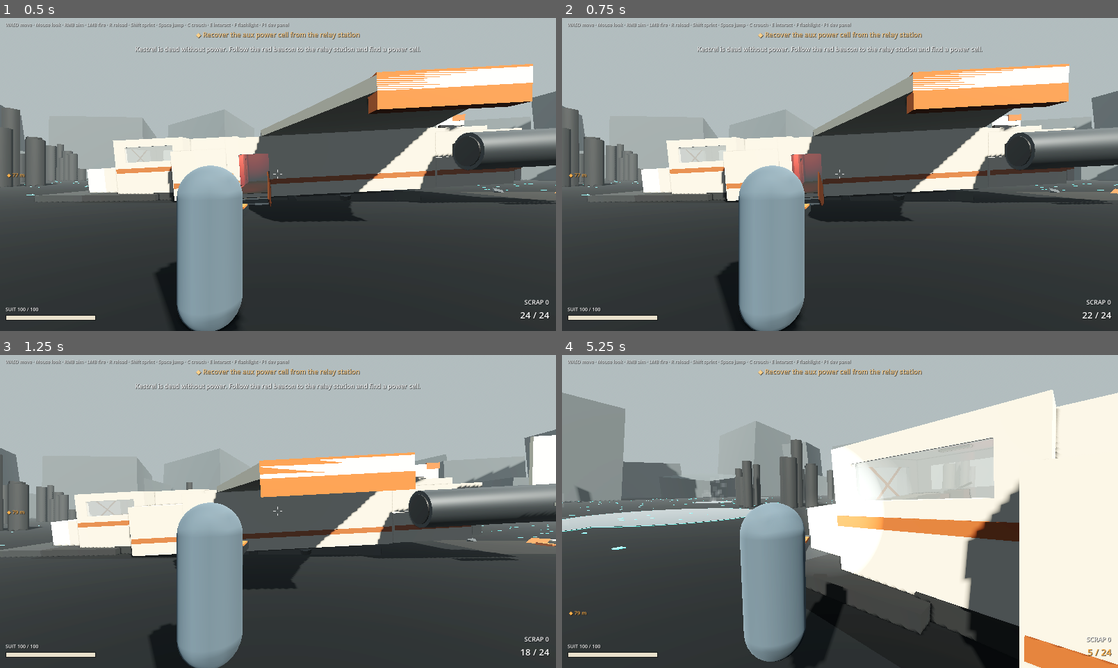
Above: before the commit, frames 1-4 (two rows, left to right).
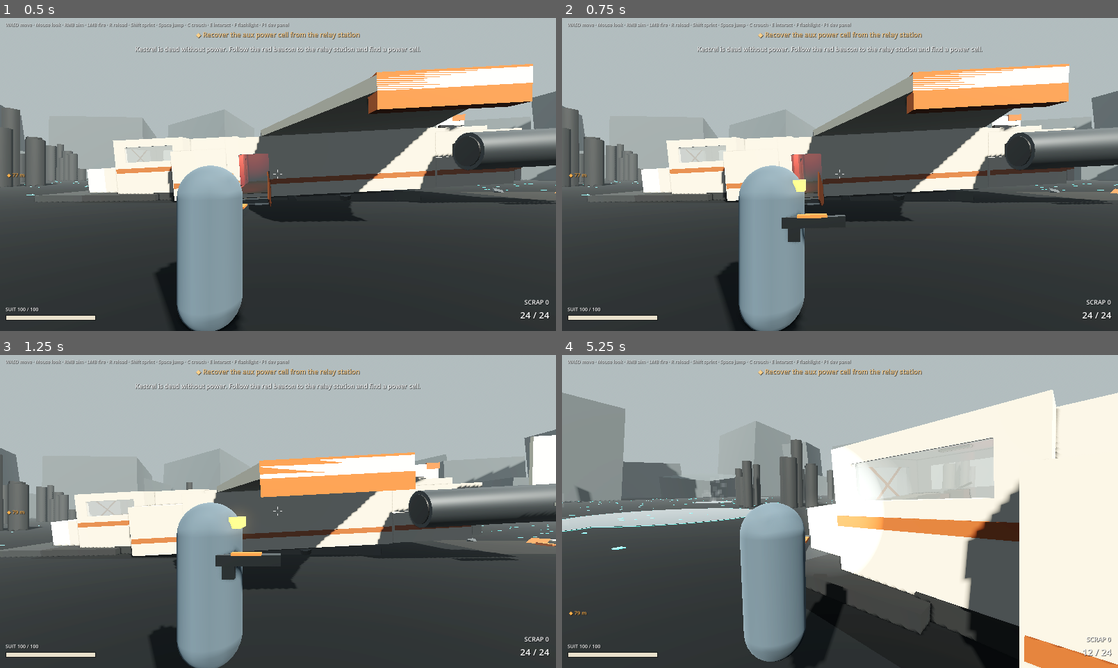
Above: after the commit, the same moments.

Repository: ryanhead73-dot/Hard-landing
Game: Godot game, scene res://scenes/main.tscn
Same seed, same stepped clock (60 frames per second), same inputs: the game is played once before the commit and once after it.
Inputs (mouse positions are in pixels of both pictures, inside the frame that each line leads up to):
- Up to frame 1 (0.5 s): no input
- Up to frame 2 (0.75 s): tap Enter at 0.5 s; move the mouse to (962, 158) at 0.52 s; press the mouse at (962, 158) at 0.53 s; hold D (move_right) from 0.53 s (still down)
- Up to frame 3 (1.25 s): keep holding D (move_right); tap Space (jump) at 0.77 s; tap E (interact) at 0.8 s
- Up to frame 4 (5.25 s): move the mouse to (812, 511) at 1.27 s; release D (move_right) at 1.28 s; release the mouse at (812, 511) at 1.28 s; hold W (move_forward) from 1.28 s (still down); tap E (interact) at 1.35, 2.3, 3.8, 5.1 s; tap Space (jump) at 1.52, 3.02, 3.77, 4.52 s; click (812, 511) at 1.55 s; move the mouse to (851, 505) at 2.02 s; hold Right mouse button (aim) 2.03-2.78 s; click (851, 505) at 2.17 s; move the mouse to (834, 517) at 2.77 s; tap C (crouch) at 2.85 s; click (834, 517) at 3.05 s; move the mouse to (878, 514) at 3.52 s; press the mouse at (878, 514) at 3.53 s; move the mouse to (795, 508) at 4.27 s; release the mouse at (795, 508) at 4.28 s; tap F (flashlight) at 4.35 s; click (795, 508) at 4.55 s; move the mouse to (845, 511) at 5.02 s; click (845, 511) at 5.17 s

Frame 1 is identical in both runs. In frame 2, 0.5% of the frame differs, in the area x 31-96%, y 51-97%; in frame 3, 0.6%, in the area x 29-96%, y 51-97%; in frame 4, less than 0.1%.

Commit message:
Fix six gameplay bugs found in review
- The coolant manifold could be taken before the aux cell. That jumped
  the objective ahead and, on picking up the cell, silently replaced
  the manifold in your hands. It now waits until Kestrel has power.
- Scuttlers that could see a downed player flipped between idle and
  chase every frame, replaying the alert sound until respawn.
- The click that captures the mouse also fired a shot.
- Steam vent offsets were larger than the quiet phase, so several
  vents started in sync. They're now staggered by 0.55 s.
- A hauler crate clipped through the shelving, and the fallen
  container blocked the side breach. Both moved.
- Heavy builds unlocked from the game stage, not the cooling repair,
  so the dev panel toggle didn't unlock them. They now follow the
  repair.

Six new smoke checks cover these. Each fails on the old code.

Co-Authored-By: Claude Opus 5.5 <noreply@anthropic.com>
Claude-Session: https://claude.ai/code/session_017wupu38SZU3D5eTy1iPeDq

Diff:
--- a/godot/scripts/game.gd
+++ b/godot/scripts/game.gd
@@ -34,6 +34,8 @@
 var carrying := ""
 var stage := Stage.RECOVER_CELL
 var upgrades: Dictionary = {}
+## Mirrors Kestrel's cooling repair, so the dev panel toggle unlocks heavy builds too.
+var cooling_repaired := false
 
 
 func _ready() -> void:
@@ -67,6 +69,7 @@
 	carrying = ""
 	stage = Stage.RECOVER_CELL
 	upgrades.clear()
+	cooling_repaired = false
 	scrap_changed.emit(scrap)
 	carrying_changed.emit(carrying)
 	upgrades_changed.emit()
@@ -92,7 +95,7 @@
 
 
 func cooling_online() -> bool:
-	return stage == Stage.COOLED
+	return cooling_repaired
 
 
 ## True when the fabricator can run this build at all, scrap aside.
--- a/godot/scripts/hauler_wreck.gd
+++ b/godot/scripts/hauler_wreck.gd
@@ -16,7 +16,7 @@
 	Vector3(-3.5, 0.0, 9.0), Vector3(2.8, 0.0, 11.5), Vector3(-0.8, 0.0, 14.2),
 	Vector3(5.2, 0.0, 14.0), Vector3(-6.2, 0.0, 12.8), Vector3(1.0, 0.0, 6.6),
 ]
-const CRATE_POINTS := [Vector3(-1.9, 0.0, -9.0), Vector3(1.9, 0.0, -3.0), Vector3(-7.5, 0.0, -4.0)]
+const CRATE_POINTS := [Vector3(-1.9, 0.0, -10.6), Vector3(1.9, 0.0, -3.0), Vector3(-7.5, 0.0, -4.0)]
 const CRATE_SCRAP := 12
 const MANIFOLD_POSITION := Vector3(0.0, 1.25, -14.6)
 const STROBE_POSITION := Vector3(0.0, 9.6, 1.0)
@@ -138,8 +138,8 @@
 	_csg(hull, Vector3(5.4, 3.9, 19.4), Vector3(0.0, 1.95, -6.0), inner, true)
 	# Open cargo door at the back, cut down through the floor so the threshold is flush with the ground.
 	_csg(hull, Vector3(4.6, 3.6, 1.0), Vector3(0.0, 1.6, 4.0), inner, true)
-	# Breach in the starboard side, a second way in.
-	_csg(hull, Vector3(1.0, 2.4, 3.0), Vector3(3.0, 1.4, -7.0), inner, true)
+	# Breach in the starboard side, a second way in, clear of the fallen container.
+	_csg(hull, Vector3(1.0, 2.4, 3.0), Vector3(3.0, 1.4, -10.5), inner, true)
 	# Torn-off nose: the front of the hold is open to the sky and the pool.
 	_csg(hull, Vector3(5.0, 2.0, 1.0), Vector3(0.0, 3.3, -16.0), inner, true)
 
@@ -245,7 +245,7 @@
 	for i in VENT_POINTS.size():
 		var vent := SteamVent.new()
 		vent.position = VENT_POINTS[i]
-		vent.offset = fmod(i * 1.7, 5.4)
+		vent.offset = i * 0.55
 		add_child(vent)
 		_vents.append(vent)
 
--- a/godot/scripts/main.gd
+++ b/godot/scripts/main.gd
@@ -143,6 +143,9 @@
 	if station.has_cell() and pos.distance_to(station.cell_point()) < INTERACT_RANGE:
 		return {"label": "[E] Take the aux power cell", "action": _take_cell}
 	if wreck.has_manifold() and pos.distance_to(wreck.manifold_point()) < INTERACT_RANGE:
+		# Out of order it would replace the cell in your hands and skip the first repair.
+		if Game.stage < Game.Stage.FIND_MANIFOLD:
+			return {"label": "Coolant manifold: no use until Kestrel has power to run the pumps"}
 		if Game.carrying != "":
 			return {"label": "Coolant manifold: your hands are full"}
 		return {"label": "[E] Take the coolant manifold", "action": _take_manifold}
@@ -241,6 +244,8 @@
 
 ## Aux power brings the ship to life: a hum you can hear from the workshop.
 func _on_repair_changed(id: String, repaired: bool) -> void:
+	if id == "cooling":
+		Game.cooling_repaired = repaired
 	if id != "aux_power":
 		return
 	if repaired and _ship_hum == null:
--- a/godot/scripts/player.gd
+++ b/godot/scripts/player.gd
@@ -46,6 +46,7 @@
 var _plated := false
 var _stride := 0.0
 var _foot := 0
+var _hold_fire := false
 
 
 func _ready() -> void:
@@ -166,6 +167,7 @@
 func _unhandled_input(event: InputEvent) -> void:
 	if event is InputEventMouseButton and event.pressed and Input.mouse_mode != Input.MOUSE_MODE_CAPTURED:
 		Input.mouse_mode = Input.MOUSE_MODE_CAPTURED
+		_hold_fire = true
 		get_viewport().set_input_as_handled()
 	elif event is InputEventMouseMotion and Input.mouse_mode == Input.MOUSE_MODE_CAPTURED:
 		var motion := event as InputEventMouseMotion
@@ -203,8 +205,10 @@
 	_update_crouch(Input.is_action_pressed("crouch"))
 	aiming = Input.is_action_pressed("aim")
 	# The click that captures the mouse shouldn't fire. Headless runs (tests) can't capture.
+	if _hold_fire and not Input.is_action_pressed("fire"):
+		_hold_fire = false
 	var can_fire := Input.mouse_mode == Input.MOUSE_MODE_CAPTURED or DisplayServer.get_name() == "headless"
-	var firing := can_fire and Input.is_action_pressed("fire")
+	var firing := can_fire and not _hold_fire and Input.is_action_pressed("fire")
 	if firing and weapon.try_fire(aiming):
 		_combat_face = 0.6
 
--- a/godot/scripts/scuttler.gd
+++ b/godot/scripts/scuttler.gd
@@ -105,7 +105,7 @@
 
 ## Starts hunting the target. Nearby scuttlers join in when the alarm spreads.
 func alert(spread := true) -> void:
-	if state == State.DEAD or target == null:
+	if state == State.DEAD or not _target_alive():
 		return
 	if state == State.IDLE:
 		state = State.CHASE
@@ -124,7 +124,7 @@
 
 
 func _idle() -> Vector3:
-	if target and _can_see_target():
+	if _target_alive() and _can_see_target():
 		alert()
 		return Vector3.ZERO
 	if _flat(global_position).distance_to(_flat(_wander)) < 0.8:
@@ -139,7 +139,7 @@
 
 
 func _chase(delta: float) -> Vector3:
-	if target == null or ("dead" in target and target.dead):
+	if not _target_alive():
 		calm()
 		return Vector3.ZERO
 	var to_target := _flat(target.global_position - global_position)
@@ -204,6 +204,10 @@
 	velocity += to_target.normalized() * 7.0
 	if to_target.length() < attack_range + 0.6 and target.has_method("take_damage"):
 		target.take_damage(attack_damage, global_position)
+
+
+func _target_alive() -> bool:
+	return target != null and not ("dead" in target and target.dead)
 
 
 func _can_see_target() -> bool:
--- a/godot/scripts/steam_vent.gd
+++ b/godot/scripts/steam_vent.gd
@@ -14,7 +14,7 @@
 @export var warning_time := 0.9
 @export var burst_time := 1.3
 @export var damage_per_second := 32.0
-## Seconds into the cycle at start, so neighbouring vents don't fire together.
+## Seconds into the quiet phase at start, so neighbouring vents don't fire together.
 @export var offset := 0.0
 
 var phase := Phase.QUIET
@@ -28,7 +28,7 @@
 
 func _ready() -> void:
 	_build()
-	_timer = maxf(quiet_time - offset, 0.05)
+	_timer = maxf(quiet_time - fmod(offset, quiet_time), 0.05)
 
 
 func _physics_process(delta: float) -> void:
--- a/godot/tests/smoke_test.gd
+++ b/godot/tests/smoke_test.gd
@@ -116,9 +116,25 @@
 	biter.alert(false)
 	await get_tree().create_timer(2.0).timeout
 	_check("scuttler bites the player", player.health < player.max_health(), "health=%.0f" % player.health)
+	player.take_damage(999.0)
+	await _frames(5)
+	var flips := 0
+	for i in 30:
+		await get_tree().physics_frame
+		if biter.state != Scuttler.State.IDLE:
+			flips += 1
+	_check("scuttlers stand down while the player is down", flips == 0, "non-idle frames=%d" % flips)
 	biter.queue_free()
+	await get_tree().create_timer(main.RESPAWN_DELAY + 0.3).timeout
 
 	# --- Recover, return, install ------------------------------------------------------------
+	_clear_scuttlers()
+	player.revive(main.wreck.manifold_point() + Vector3.UP * 0.2)
+	await _frames(10)
+	_check("manifold waits until Kestrel has power", main._interaction.get("label", "").contains("no use"), main._interaction.get("label", ""))
+	await _press("interact")
+	_check("manifold can't be taken out of order", main.wreck.has_manifold() and Game.carrying == "")
+
 	player.revive(kestrel.to_global(kestrel.interact_points["aux_power"]) + Vector3.UP * 0.2)
 	await _frames(10)
 	_check("aux bay asks for a power cell", main._interaction.get("label", "").contains("needs"), main._interaction.get("label", ""))
@@ -157,6 +173,14 @@
 	# --- Steam vents --------------------------------------------------------------------------
 	_clear_scuttlers()
 	var vent: SteamVent = main.wreck.vents()[0]
+	var starts: Array[float] = []
+	for v in main.wreck.vents():
+		starts.append(v.quiet_time - fmod(v.offset, v.quiet_time))
+	starts.sort()
+	var min_gap := 99.0
+	for i in range(1, starts.size()):
+		min_gap = minf(min_gap, starts[i] - starts[i - 1])
+	_check("vents start out of step", min_gap >= 0.3, "min gap=%.2f s" % min_gap)
 	player.revive(vent.global_position + Vector3.UP * 0.3)
 	await _frames(10)
 	var before_burst := player.health
@@ -222,11 +246,13 @@
 	for id in Kestrel.REPAIR_ORDER:
 		kestrel.set_repaired(id, true)
 	await get_tree().create_timer(3.5).timeout
+	_check("cooling follows the repair, dev toggle included", Game.cooling_online())
 	_check("landing gear levels the ship", kestrel.rotation.length() < 0.001 and is_equal_approx(kestrel.position.y, Kestrel.LEVEL_DECK_Y))
 	for id in Kestrel.REPAIR_ORDER:
 		kestrel.set_repaired(id, false)
 	await _frames(5)
 	_check("all repairs reset to damaged", Kestrel.REPAIR_ORDER.all(func(id): return not kestrel.is_repaired(id)))
+	_check("heavy builds lock again without cooling", not Game.can_fabricate("heavy_rounds"))
 	finished = true
 
 
Not shown, changed: README.md
